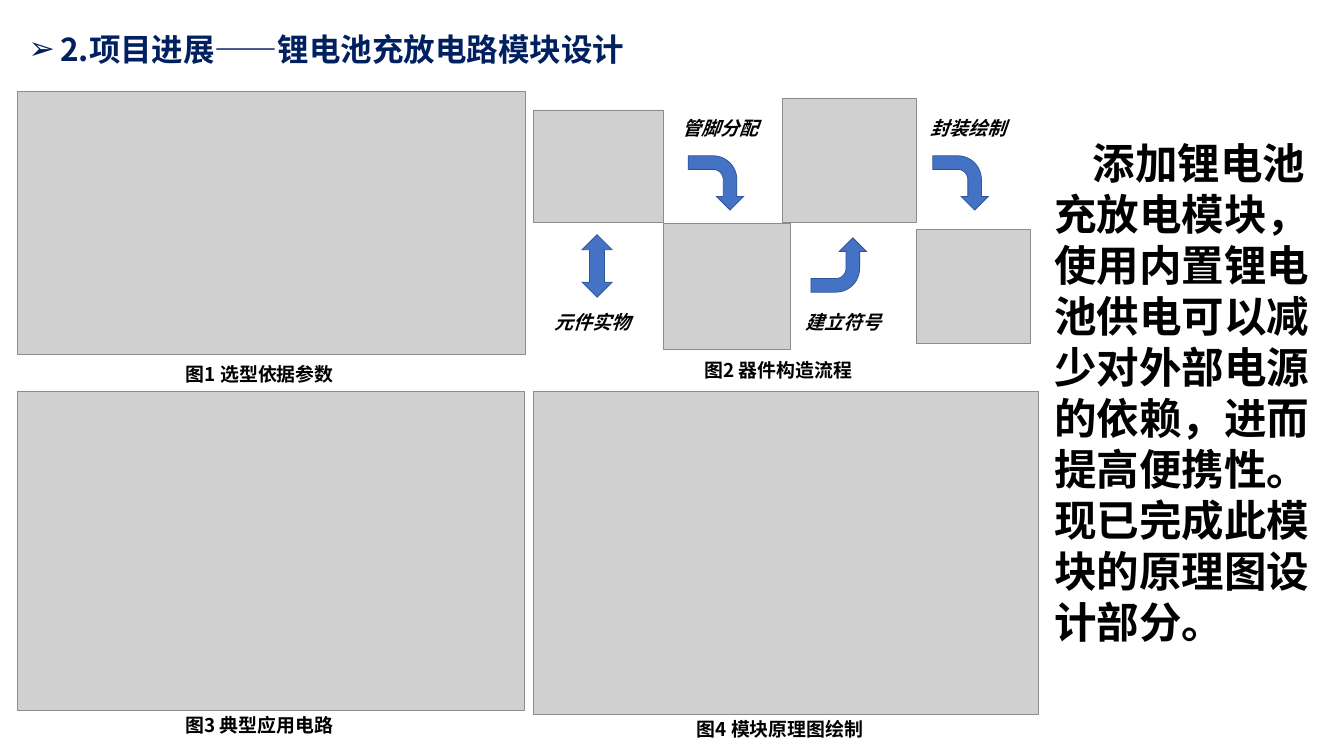
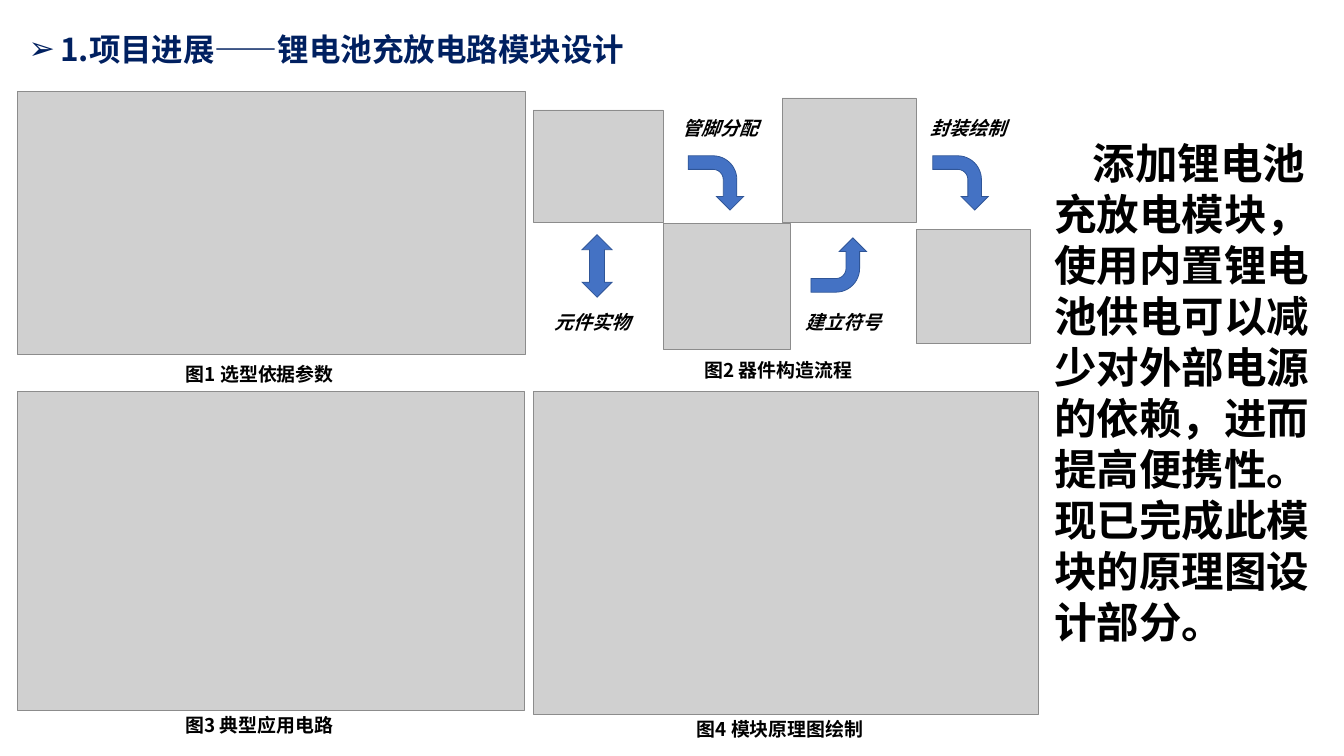
Before and after one commit to Humble-Engineer/Reports, a slide deck: slide 2 of 2024年/周报20240412.pptx (slide 3 before the commit). Drawn at 1344x756 pixels with LibreOffice and Linux fonts; fonts in the diff are those of the drawing; grey boxes stand for pictures. Boxes give left, top, right and bottom in pixels: in the first picture for what was removed or moved away, otherwise in the second. Text is boxed around its words. In the diff, an @@ line names an element or a change of style, - is before the commit and + after.

```diff
--- a/2024年/周报20240412.pptx
+++ b/2024年/周报20240412.pptx
@@ text at box(60, 34, 624, 64): text changed @@
-➢ 2.项目进展——锂电池充放电路模块设计
+➢ 1.项目进展——锂电池充放电路模块设计
```
Also in this commit, not shown: 2 other slides changed, 1 slide added, 1 slide removed.
